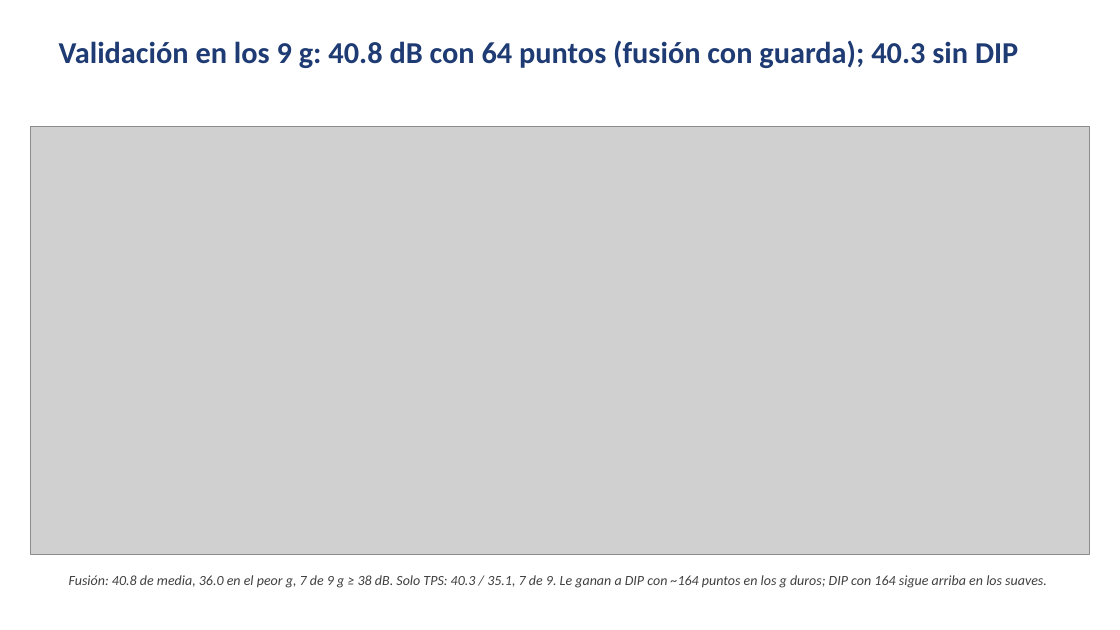
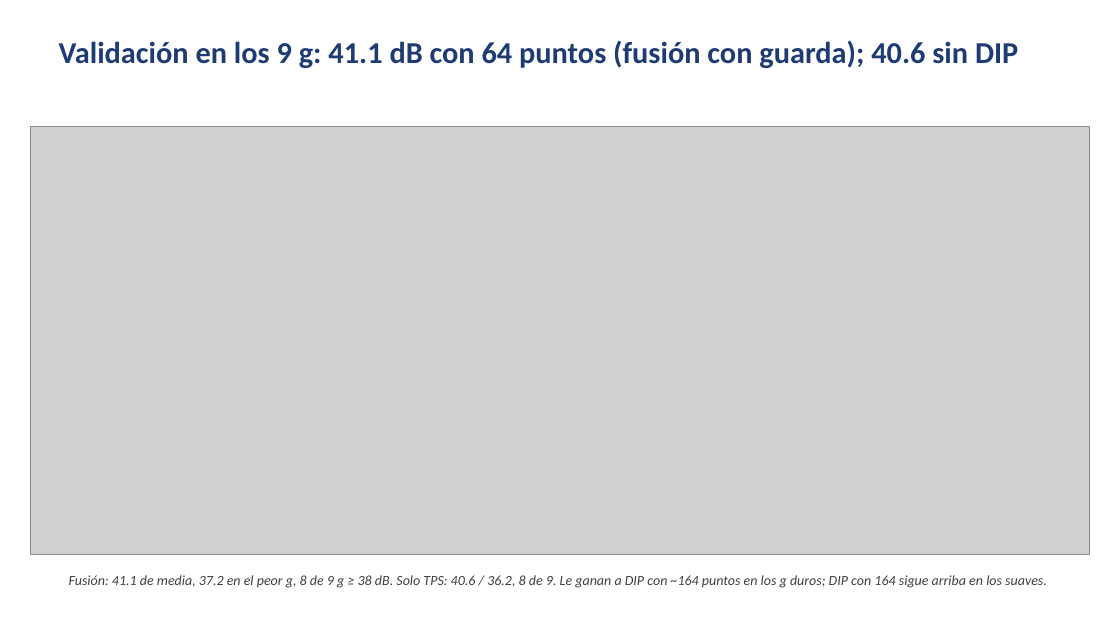
Before and after one commit to santiafonso/Tesis, a slide deck: slide 10 of presentaciones/presentacion4_autoexp/presentacion4_autoexp.pptx. Drawn at 1120x630 pixels with LibreOffice and Linux fonts; fonts in the diff are those of the drawing; grey boxes stand for pictures. Boxes give left, top, right and bottom in pixels: in the first picture for what was removed or moved away, otherwise in the second. Text is boxed around its words. In the diff, an @@ line names an element or a change of style, - is before the commit and + after.

Commit message:
autoexp: TPS suavizada 1e-4 por defecto (40.6 en 9 g), fusion con guarda 41.1 (37.3), 8/9 g >= 38; parametro unico sigma para KMC; presentacion actualizada

```diff
--- a/presentaciones/presentacion4_autoexp/presentacion4_autoexp.pptx
+++ b/presentaciones/presentacion4_autoexp/presentacion4_autoexp.pptx
@@ text at [59,41,1018,68]: text changed @@
-Validación en los 9 g: 40.8 dB con 64 puntos (fusión con guarda); 40.3 sin DIP
+Validación en los 9 g: 41.1 dB con 64 puntos (fusión con guarda); 40.6 sin DIP
@@ text at [69,575,1047,588]: text changed @@
-Fusión: 40.8 de media, 36.0 en el peor g, 7 de 9 g ≥ 38 dB. Solo TPS: 40.3 / 35.1, 7 de 9. Le ganan a DIP con ~164 puntos en los g duros; DIP con 164 sigue arriba en los suaves.
+Fusión: 41.1 de media, 37.2 en el peor g, 8 de 9 g ≥ 38 dB. Solo TPS: 40.6 / 36.2, 8 de 9. Le ganan a DIP con ~164 puntos en los g duros; DIP con 164 sigue arriba en los suaves.
```
Also in this commit, not shown: 2 other slides changed, 7 other files.
